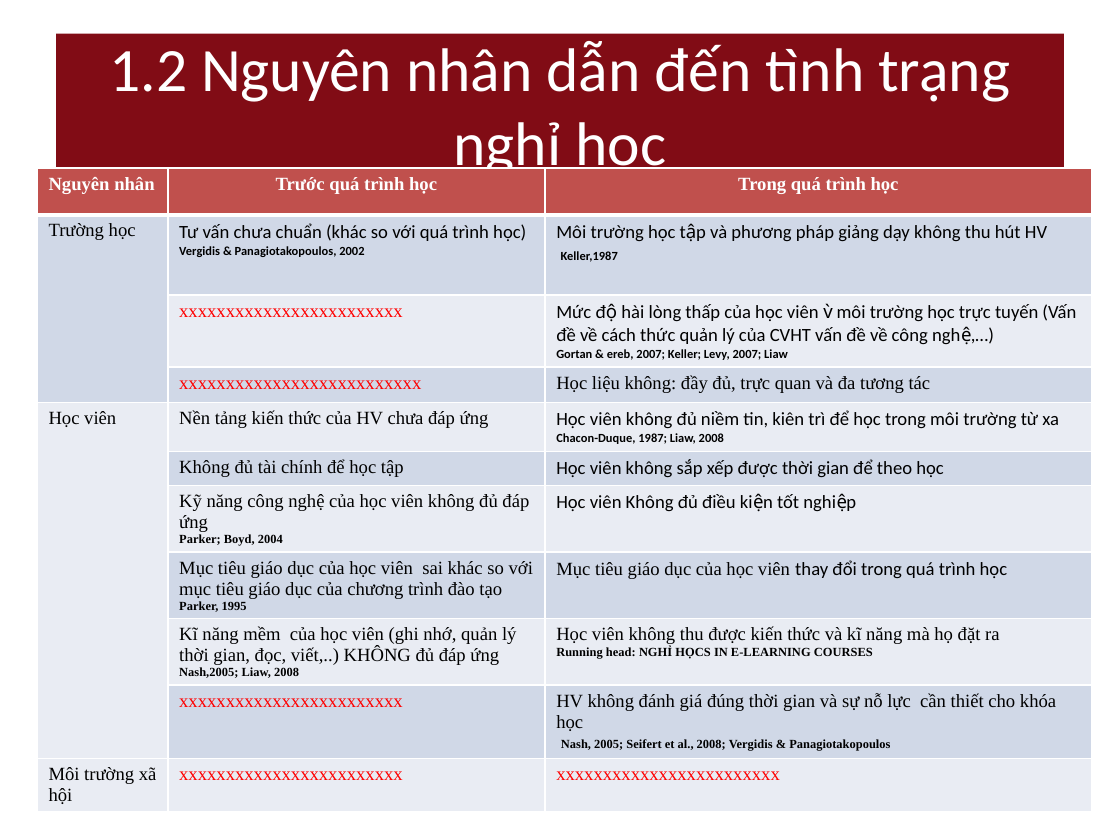
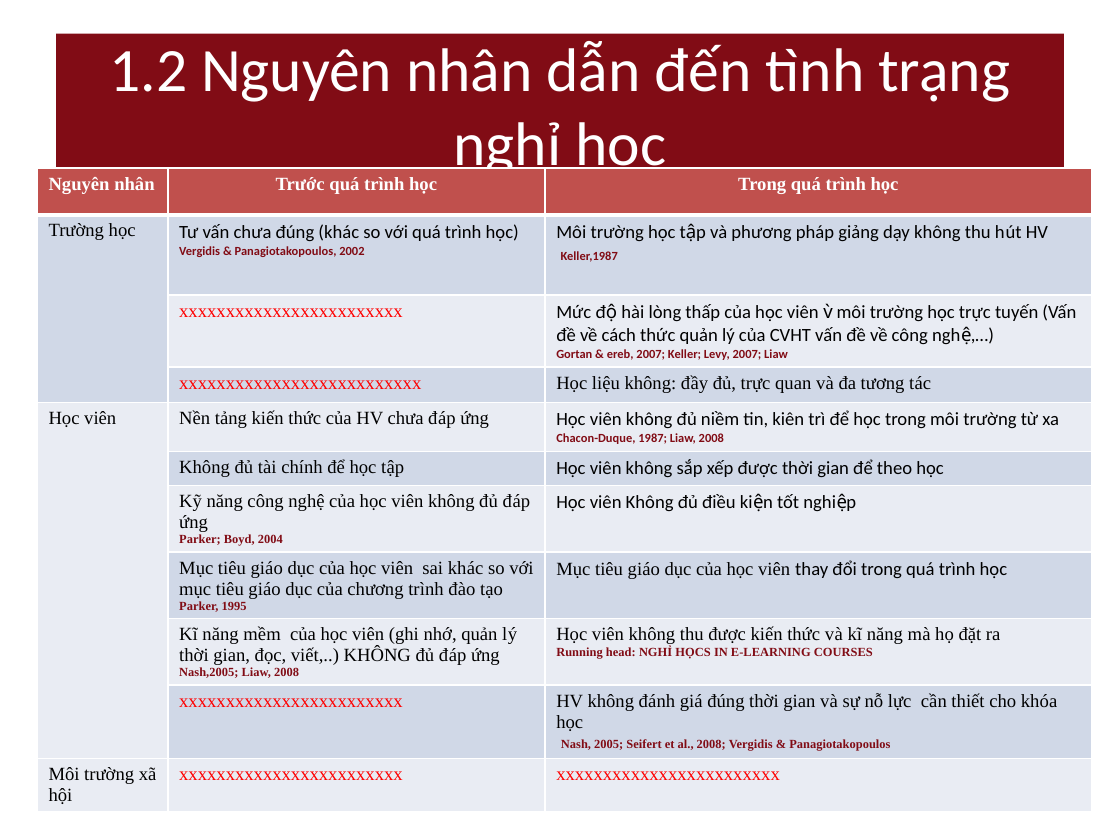
Before and after one commit to nguyendanhtu/drop-out, a slide deck: slide 4 of 01. Document/DropOut_Project_Report v_3.12.2011.pptx. Drawn at 1120x840 pixels with LibreOffice and Linux fonts; fonts in the diff are those of the drawing. Boxes give left, top, right and bottom in pixels: in the first picture for what was removed or moved away, otherwise in the second. Text is boxed around its words. In the diff, an @@ line names an element or a change of style, - is before the commit and + after.

```diff
--- a/01. Document/DropOut_Project_Report v_3.12.2011.pptx
+++ b/01. Document/DropOut_Project_Report v_3.12.2011.pptx
@@ table at <box>37,168,1092,831</box> @@
-row 2, column 2: Tư vấn chưa chuẩn (khác so với quá trình học) / Vergidis & Panagiotakopoulos, 2002
+row 2, column 2: Tư vấn chưa đúng (khác so với quá trình học) / Vergidis & Panagiotakopoulos, 2002
@@ text colour #000000 to #810C15 in "Keller,1987", "Gortan & ereb, 2007; Keller; Levy, 2007; ...", "Chacon-Duque, 1987; Liaw, 2008", "Parker; Boyd, 2004" and 4 more places @@
```
Also in this commit, not shown: 10 other slides changed.
